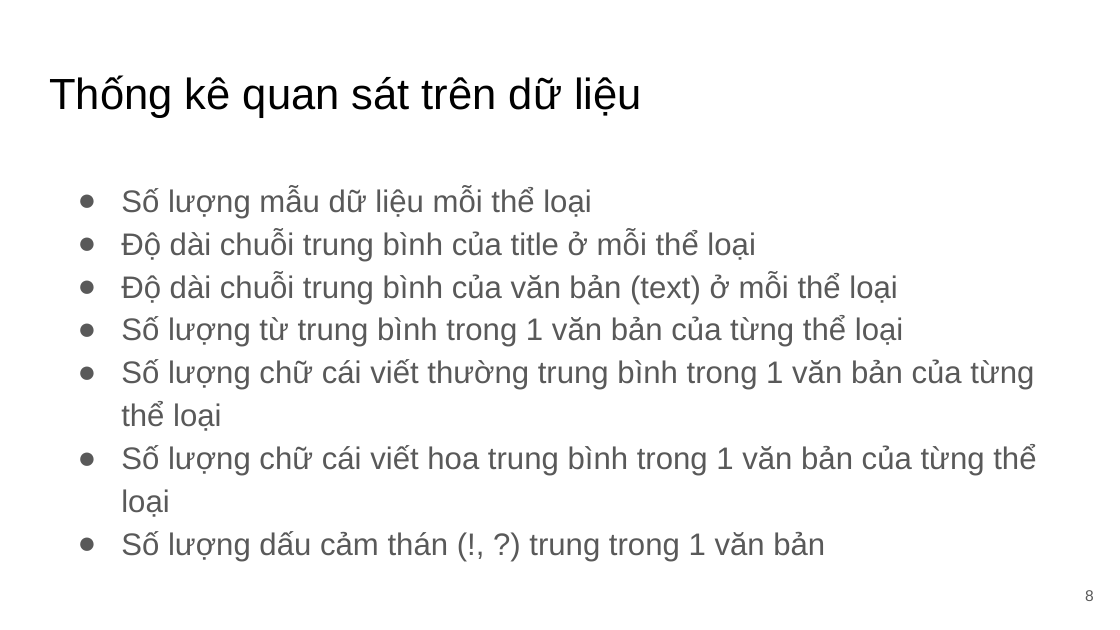
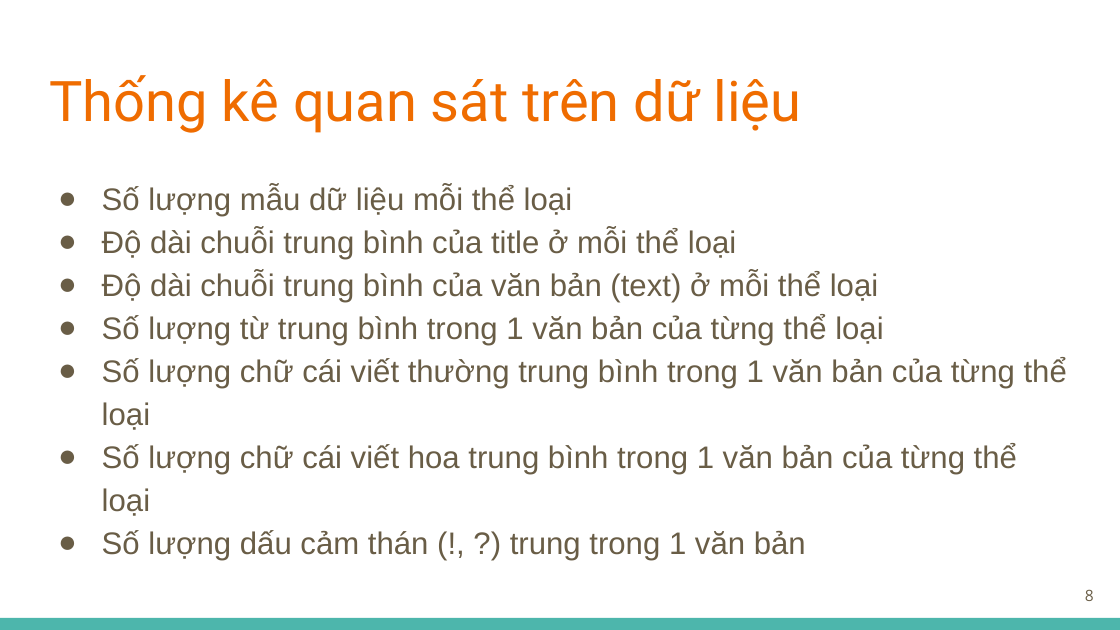
Before and after one commit to tuandoan998/DS_Final_Project, a slide deck: slide 8 of misc/docs/slide.pptx. Drawn at 1120x630 pixels with LibreOffice and Linux fonts; fonts in the diff are those of the drawing. Boxes give left, top, right and bottom in pixels: in the first picture for what was removed or moved away, otherwise in the second. Text is boxed around its words. In the diff, an @@ line names an element or a change of style, - is before the commit and + after.

```diff
--- a/misc/docs/slide.pptx
+++ b/misc/docs/slide.pptx
@@ title "Thống kê quan sát trên ..." at [49, 75, 802, 133]: size 28 to 36 pt, font Arial to Roboto, text colour #000000 to #EF6C00 @@
@@ text "Số lượng mẫu dữ liệu ...": place and size @@
-text "Số lượng mẫu dữ liệu ..." at [121, 187, 1036, 562]
+text "Số lượng mẫu dữ liệu ..." at [102, 185, 1067, 560]
@@ text "Số lượng mẫu dữ liệu ..." at [102, 185, 1067, 560]: text colour #595959 to #695D46; bullet colour #595959 to #695D46 @@
@@ page number at [1085, 589, 1094, 601]: font Arial to Open Sans, text colour #595959 to #695D46 @@
@@ rectangle added at [0, 618, 1120, 630], fill #4DB6AC @@
```
Also in this commit, not shown: 16 other slides changed, 4 slides added, 2 slides removed, 2 other files.
